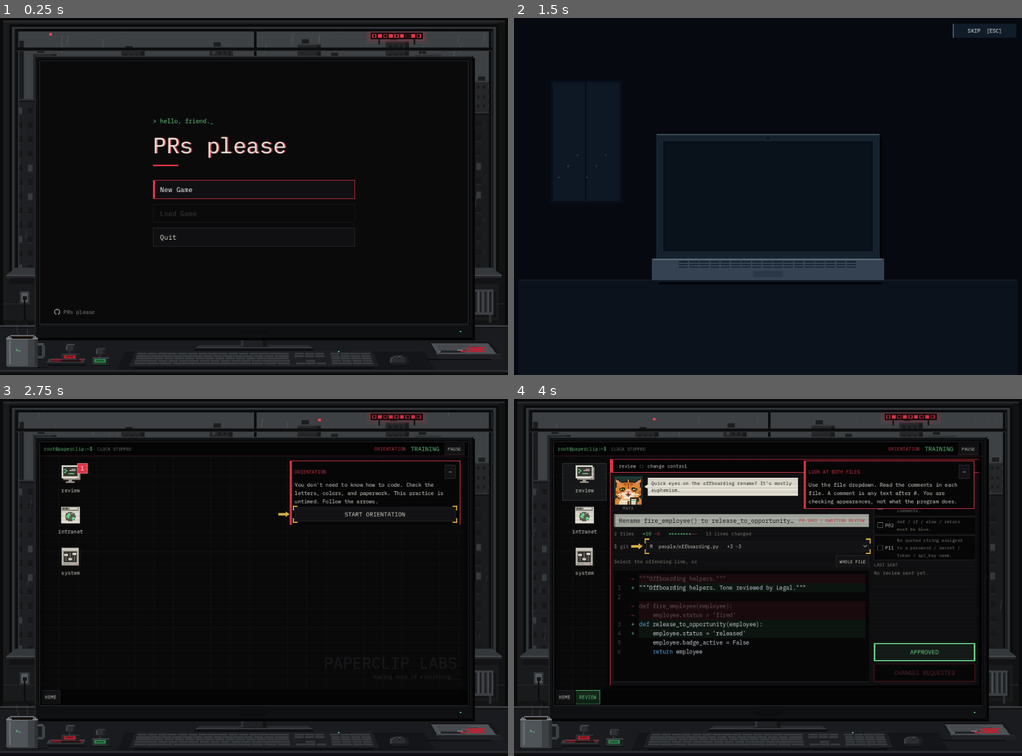
Above: before the commit, frames 1-4 (two rows, left to right).
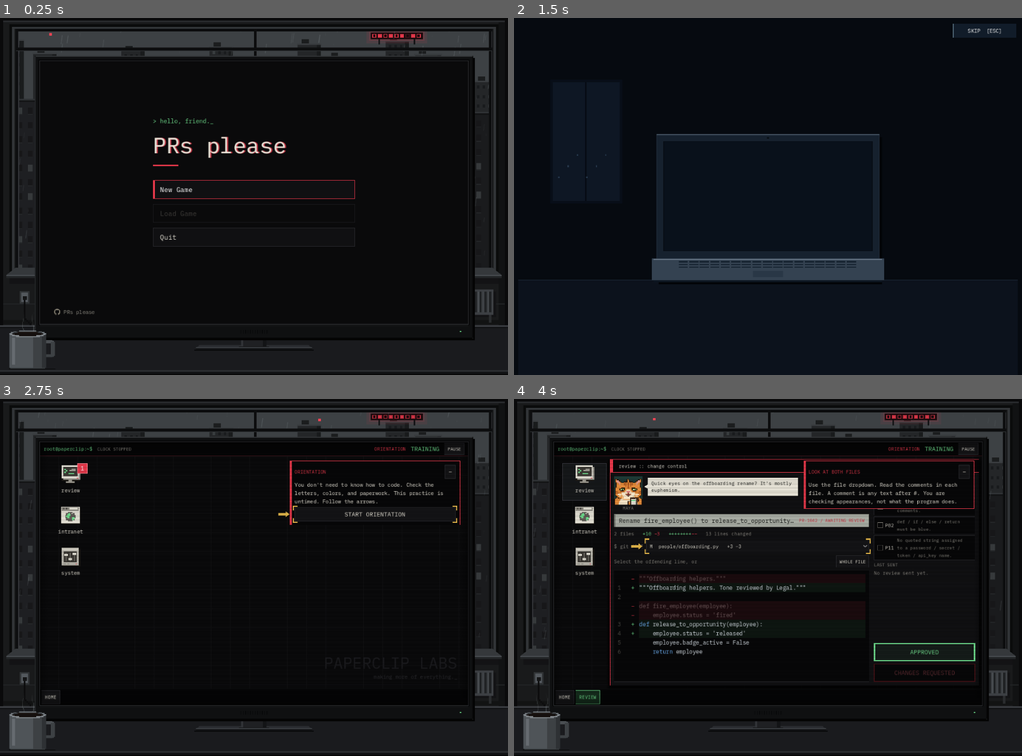
Above: after the commit, the same moments.

Repository: exponent-to/last-review
Game: Godot game, scene res://native/main.tscn
Same seed, same stepped clock (60 frames per second), same inputs: the game is played once before the commit and once after it.
Inputs (mouse positions are in pixels of both pictures, inside the frame that each line leads up to):
- Up to frame 1 (0.25 s): no input
- Up to frame 2 (1.5 s): click "New Game" at 0.5 s; click "Slot 1 — Empty" at 1.25 s
- Up to frame 3 (2.75 s): click "SKIP [ESC]" at 2 s
- Up to frame 4 (4 s): click "START ORIENTATION" at 2.75 s; click (585, 481) at 3.52 s

The runs differ from the first frame. In frame 1, 1.7% of the frame differs, in the area x 1-98%, y 85-99%; in frame 2, nothing differs; in frame 3, 1.7%; in frame 4, 1.7%.

Commit message:
Simplify the desk to the monitor and one mug
The desk had grown busy: a keyboard on a felt mat, a mouse, red and green
verdict stamps on an ink pad, an outbox tray with a stamped sheet and pen,
and a mug with a >_ prompt printed on it. Strip it back to the monitor, its
stand, the desk surface and the room behind it.

- Remove the keyboard (and KEY_ROWS), mat, mouse, stamps, ink pad, tray and
  pen, along with their draw helpers.
- Remove the >_ terminal glyph from the mug. Nothing outside the screen
  draws text now.
- Redraw the mug as a plain ceramic mug, a little larger (46x48 room px,
  up from 40x40) so it reads to scale beside the stand. It has an
  elliptical rim with the coffee set inside it, a lit near lip and a
  hollow handle. It sits just behind the desk's front edge and overlaps
  the case's bottom-left corner, but always stays below the screen rect.
  The steam still fades out over the morning.

SCREEN_INSETS, get_screen_rect(), the stand and the room are unchanged. No
test referenced the removed props.

Co-Authored-By: Claude Opus 5.5 <noreply@anthropic.com>
Claude-Session: https://claude.ai/code/session_01Toh7NZ5ACNR43vRL3YhDBw

Diff:
--- a/native/computer_frame.gd
+++ b/native/computer_frame.gd
@@ -6,14 +6,12 @@
 const DESK_EDGE := 6.0
 ## The desk plane converges on a point above the monitor's centre (room pixels).
 const DESK_VANISH_Y := 48.0
-## Keyboard rows in key units, each 23u: main block, navigation, numpad. Negative
-## widths are gaps; the five rows are numbers, three letter rows, and space.
-const KEY_ROWS := [
-	[1, 1, 1, 1, 1, 1, 1, 1, 1, 1, 1, 1, 1, 2, -0.5, 1, 1, 1, -0.5, 1, 1, 1, 1],
-	[1.5, 1, 1, 1, 1, 1, 1, 1, 1, 1, 1, 1, 1, 1.5, -0.5, 1, 1, 1, -0.5, 1, 1, 1, 1],
-	[1.75, 1, 1, 1, 1, 1, 1, 1, 1, 1, 1, 1, 2.25, -4, 1, 1, 1, 1],
-	[2.25, 1, 1, 1, 1, 1, 1, 1, 1, 1, 1, 2.75, -1.5, 1, -1.5, 1, 1, 1, 1],
-	[1.25, 1.25, 1.25, 6.25, 1.25, 1.25, 1.25, 1.25, -0.5, 1, 1, 1, -0.5, 2, 1, 1],
+## Room-pixel size of the mug's body, rim to foot, without its handle.
+const MUG_SIZE := Vector2(46.0, 48.0)
+## The mug's top, row by row from the far rim: how far the rim, the shaded wall
+## inside it, and the coffee are inset from each side (-1: absent on that row).
+const MUG_TOP := [
+	[12, -1, -1], [5, 9, -1], [2, 5, 10], [0, 3, 6], [0, -1, 4], [1, -1, 6], [3, -1, 12], [8, -1, -1],
 ]
 var _motion := true
 var _elapsed := 0.0
@@ -85,7 +83,7 @@
 	var screen := get_screen_rect(size)
 	var case_rect := Rect2(screen.position - Vector2(12, 12), screen.size + Vector2(24, 48))
 	var case_bottom := case_rect.end.y
-	# The stand sits behind the enclosure; everything else on the desk is in front.
+	# The stand sits behind the enclosure; the mug sits in front of it.
 	draw_set_transform(Vector2.ZERO, 0.0, Vector2(2, 2))
 	_draw_stand(floorf(size.x * 0.25), ceilf(case_bottom * 0.5))
 	draw_set_transform(Vector2.ZERO)
@@ -110,8 +108,9 @@
 		power_color = Color("e5384a")
 	draw_rect(Rect2(screen.end.x - 22, screen.end.y + 16, 5, 5), Color("070808"))
 	draw_rect(Rect2(screen.end.x - 21, screen.end.y + 17, 3, 3), power_color)
+	# The only prop: a mug at the near left, in front of the case's corner.
 	draw_set_transform(Vector2.ZERO, 0.0, Vector2(2, 2))
-	_draw_desk_props(floorf(size.x * 0.25), ceilf(case_bottom * 0.5))
+	_draw_mug(12, ceilf(size.y * 0.5) - DESK_EDGE - 2)
 	draw_set_transform(Vector2.ZERO)
 
 
@@ -216,164 +215,46 @@
 	draw_rect(Rect2(cx - 19, foot + 2, 38, 1), Color("17181a"))
 
 
-func _draw_desk_props(cx: float, case_bottom: float) -> void:
-	var room_size := (size * 0.5).ceil()
-	# A felt mat under the keyboard and mouse, edged where it meets the desk.
-	var mat := case_bottom + 15
-	_desk_quad(cx - 162, cx + 214, mat, int(room_size.y - DESK_EDGE - 1 - mat), Color("141518"), 2)
-	_desk_quad(cx - 162, cx + 214, mat, 1, Color("202226"), 2)
-	_draw_keyboard(cx, case_bottom + 16)
-	_draw_mouse(cx + 170, case_bottom + 21)
-	_draw_ink_pad(cx - 258, case_bottom + 25)
-	_draw_stamp(cx - 242, case_bottom + 28, Color("c0202f"))
-	_draw_stamp(cx - 204, case_bottom + 33, Color("2f8a4f"))
-	_draw_tray(room_size.x - 100, room_size.x - 22, case_bottom + 6)
-	_draw_mug(8, case_bottom + 36)
-
-
-func _draw_keyboard(cx: float, top: float) -> void:
-	# A full-size office keyboard: a back rim with lock lights, five rows of keycaps
-	# whose fronts catch less light, then the case front and its contact shadow.
-	var left := cx - 150
-	var right := cx + 150
-	_desk_quad(left - 1, right + 1, top + 21, 1, Color("08090a"))
-	_desk_quad(left, right, top + 18, 3, Color("131416"))
-	_desk_quad(left, right, top, 18, Color("1e1f22"), 2)
-	_desk_quad(_desk_x(left, top, top + 18), _desk_x(right, top, top + 18), top + 18, 1, Color("2c2e32"))
-	for row in range(KEY_ROWS.size()):
-		var y := top + 2 + row * 3
-		var l := _desk_x(left + 4, top, y)
-		var units := 0.0
-		for width in KEY_ROWS[row]:
-			units += absf(float(width))
-		var unit := (_desk_x(right - 4, top, y) - l) / units
-		var at := 0.0
-		for width in KEY_ROWS[row]:
-			var span := absf(float(width))
-			if float(width) > 0.0:
-				var x0 := l + roundf(at * unit)
-				var x1 := l + roundf((at + span) * unit) - 1
-				draw_rect(Rect2(x0, y, x1 - x0, 2), Color("383b3f"))
-				draw_rect(Rect2(x0, y + 2, x1 - x0, 1), Color("27292c"))
-			at += span
-	# Lock lights above the numpad; only num lock is on.
-	var lights := _desk_x(right - 4, top, top) - 40
-	for light in range(3):
-		draw_rect(Rect2(lights + light * 6, top, 2, 1), Color("6fdc8c") if light == 0 else Color("0e0f10"))
-
-
-func _draw_mouse(x: float, top: float) -> void:
-	# A dome-shaped mouse: lit from the screen above, its underside curving away.
-	const INSETS := [8, 5, 3, 2, 2, 1, 1, 1, 1, 1, 2, 3, 5]
-	draw_rect(Rect2(x + 3, top + INSETS.size(), 20, 1), Color("08090a"))
-	for row in range(INSETS.size()):
-		var inset: int = INSETS[row]
-		var width := 26 - inset * 2
-		var body := Color("2a2c30") if row < 9 else Color("1b1c1f")
-		draw_rect(Rect2(x + inset, top + row, width, 1), body)
-		if row > 0 and row < 9:
-			draw_rect(Rect2(x + inset, top + row, 3, 1), Color("3b3e43"))
-			draw_rect(Rect2(x + 26 - inset - 4, top + row, 4, 1), Color("1d1e21"))
-	draw_rect(Rect2(x + 13, top, 1, 5), Color("141517"))
-	draw_rect(Rect2(x + 12, top + 1, 3, 2), Color("4a4e52"))
-
-
-func _draw_ink_pad(x: float, top: float) -> void:
-	# A shallow tin pad, its felt soaked in red ink.
-	_desk_quad(x - 1, x + 47, top + 8, 1, Color("08090a"))
-	_desk_quad(x, x + 46, top + 5, 3, Color("1b1c1f"))
-	_desk_quad(x, x + 46, top, 5, Color("3a3d41"), 1)
-	_desk_quad(x + 3, x + 43, top + 1, 3, Color("5a161f"))
-	_desk_quad(x + 3, x + 43, top + 1, 1, Color("8f2230"))
-
-
-func _draw_stamp(x: float, base: float, ink: Color) -> void:
-	# A rubber stamp standing on its inked die: a wide mount with a coloured label,
-	# a short turned neck, and a rounded knob.
-	draw_rect(Rect2(x - 1, base, 24, 1), Color("08090a"))
-	draw_rect(Rect2(x, base - 1, 22, 1), ink.darkened(0.35))
-	draw_rect(Rect2(x, base - 9, 22, 8), Color("2c2e32"))
-	draw_rect(Rect2(x, base - 9, 22, 1), Color("44474c"))
-	draw_rect(Rect2(x + 18, base - 8, 4, 7), Color("1e1f22"))
-	draw_rect(Rect2(x + 3, base - 7, 14, 4), ink)
-	draw_rect(Rect2(x + 5, base - 6, 10, 2), ink.darkened(0.4))
-	draw_rect(Rect2(x + 9, base - 13, 4, 4), Color("1e1f22"))
-	draw_rect(Rect2(x + 9, base - 13, 1, 4), Color("383b3f"))
-	draw_rect(Rect2(x + 5, base - 20, 12, 7), Color("2c2e32"))
-	draw_rect(Rect2(x + 6, base - 21, 10, 1), Color("44474c"))
-	draw_rect(Rect2(x + 5, base - 19, 2, 5), Color("44474c"))
-	draw_rect(Rect2(x + 14, base - 19, 3, 6), Color("1e1f22"))
-	draw_rect(Rect2(x + 6, base - 13, 10, 1), Color("1e1f22"))
-
-
-func _draw_tray(left: float, right: float, top: float) -> void:
-	# An outbox of reviewed printouts: the top sheet carries a fresh red stamp, and
-	# the lip is smudged where inky fingers have lifted the stack.
-	var lip := top + 13
-	_desk_quad(left - 1, right + 1, lip + 7, 1, Color("08090a"))
-	_desk_quad(left, right, top - 2, lip - top + 2, Color("151618"), 1)
-	_desk_quad(left + 3, right - 3, top, lip - top, Color("4d5155"))
-	for line in range(5):
-		var y := top + 2 + line * 2
-		var start := _desk_x(left + 8, top, y)
-		draw_rect(Rect2(start, y, [40, 52, 30, 46, 22][line], 1), Color("393c40"))
-	var mark := Rect2(_desk_x(right - 34, top, top + 5), top + 5, 24, 6)
-	draw_rect(mark, Color("c0202f"))
-	draw_rect(mark.grow(-1), Color("4d5155"))
-	draw_rect(Rect2(mark.position + Vector2(3, 2), Vector2(18, 2)), Color("c0202f"))
-	_desk_quad(_desk_x(left, top - 2, lip), _desk_x(right, top - 2, lip), lip, 7, Color("1e2023"))
-	_desk_quad(_desk_x(left, top - 2, lip), _desk_x(right, top - 2, lip), lip, 1, Color("383b3f"))
-	_draw_pen(_desk_x(left + 9, top, lip - 3), lip - 3)
-	for smudge: Vector3 in [Vector3(12, 2, 3), Vector3(16, 4, 2), Vector3(57, 3, 2)]:
-		draw_rect(Rect2(_desk_x(left + smudge.x, top - 2, lip), lip + smudge.y, smudge.z, 1), Color("4a161c"))
-
-
-func _draw_pen(x: float, y: float) -> void:
-	# A review pen lying across the sheet, its red cap and clip toward the right.
-	draw_rect(Rect2(x - 1, y + 1, 32, 1), Color("2e3134"))
-	draw_rect(Rect2(x - 2, y, 2, 1), Color("70767b"))
-	draw_rect(Rect2(x, y - 1, 26, 1), Color("3a3d41"))
-	draw_rect(Rect2(x, y, 26, 1), Color("17181a"))
-	draw_rect(Rect2(x + 25, y - 1, 6, 2), Color("c0202f"))
-	draw_rect(Rect2(x + 21, y - 2, 7, 1), Color("70767b"))
-
-
 func _draw_mug(x: float, base: float) -> void:
-	# A tall ceramic mug: an elliptical rim around dark coffee, a shaded body and a
-	# hollow handle. Its coffee steams through the morning, then goes cold.
-	var top := base - 40
-	draw_rect(Rect2(x - 1, base, 54, 1), Color("08090a"))
-	draw_rect(Rect2(x + 1, base - 1, 38, 1), Color("383c3f"))
-	draw_rect(Rect2(x, top + 4, 40, base - top - 5), Color("4f5458"))
-	draw_rect(Rect2(x + 3, top + 6, 3, base - top - 10), Color("666b70"))
-	draw_rect(Rect2(x + 27, top + 5, 13, base - top - 6), Color("3d4144"))
-	draw_rect(Rect2(x + 36, top + 5, 4, base - top - 6), Color("2e3134"))
-	# Rim and coffee, as an ellipse seen from slightly above.
-	draw_rect(Rect2(x + 5, top, 30, 1), Color("70767b"))
-	draw_rect(Rect2(x + 2, top + 1, 36, 3), Color("70767b"))
-	draw_rect(Rect2(x, top + 3, 40, 2), Color("80868b"))
-	draw_rect(Rect2(x + 6, top + 1, 28, 1), Color("1c1512"))
-	draw_rect(Rect2(x + 4, top + 2, 32, 1), Color("140f0d"))
-	draw_rect(Rect2(x + 7, top + 3, 26, 1), Color("140f0d"))
-	# A small prompt glyph printed on the glaze.
-	for pixel: Vector2 in [Vector2(12, 17), Vector2(13, 18), Vector2(12, 19), Vector2(15, 19), Vector2(16, 19), Vector2(17, 19)]:
-		draw_rect(Rect2(Vector2(x, top) + pixel, Vector2.ONE), Color("6fdc8c"))
-	# Handle, open in the middle so the desk shows through.
-	draw_rect(Rect2(x + 40, top + 10, 7, 3), Color("4a4e52"))
-	draw_rect(Rect2(x + 45, top + 12, 4, 15), Color("3d4144"))
-	draw_rect(Rect2(x + 40, top + 26, 7, 3), Color("3d4144"))
-	draw_rect(Rect2(x + 40, top + 10, 7, 1), Color("666b70"))
+	# A plain ceramic mug, lit from the left, with a hollow handle. Its coffee
+	# steams through the morning, then goes cold.
+	var right := x + MUG_SIZE.x
+	var top := base - MUG_SIZE.y
+	draw_rect(Rect2(x - 1, base, MUG_SIZE.x + 13, 1), Color("08090a"))
+	draw_rect(Rect2(x, top + 4, MUG_SIZE.x, MUG_SIZE.y - 5), Color("4f5458"))
+	draw_rect(Rect2(x + 1, base - 1, MUG_SIZE.x - 2, 1), Color("383c3f"))
+	draw_rect(Rect2(x + 3, top + 9, 4, MUG_SIZE.y - 14), Color("666b70"))
+	draw_rect(Rect2(right - 16, top + 4, 16, MUG_SIZE.y - 5), Color("3d4144"))
+	draw_rect(Rect2(right - 5, top + 4, 5, MUG_SIZE.y - 5), Color("2e3134"))
+	# The top, an ellipse seen from slightly above: the rim, then the shaded far
+	# wall inside it, then the coffee. The near half of the rim catches the light.
+	for row in range(MUG_TOP.size()):
+		var insets: Array = MUG_TOP[row]
+		var colors := [Color("70767b") if row < 4 else Color("80868b"), Color("2e3134"),
+			Color("1c1512") if row < 3 else Color("140f0d")]
+		for layer in range(3):
+			var inset: int = insets[layer]
+			if inset >= 0:
+				draw_rect(Rect2(x + inset, top + row, MUG_SIZE.x - inset * 2, 1), colors[layer])
+	# Handle, open in the middle so whatever is behind it shows through.
+	draw_rect(Rect2(right, top + 12, 8, 4), Color("4a4e52"))
+	draw_rect(Rect2(right, top + 12, 8, 1), Color("666b70"))
+	draw_rect(Rect2(right + 6, top + 13, 4, 1), Color("4a4e52"))
+	draw_rect(Rect2(right + 6, top + 14, 5, 18), Color("3d4144"))
+	draw_rect(Rect2(right + 6, top + 32, 4, 1), Color("3d4144"))
+	draw_rect(Rect2(right, top + 30, 8, 4), Color("3d4144"))
+	draw_rect(Rect2(right, top + 33, 8, 1), Color("2e3134"))
 	# Steam: two faint wisps that sway as they rise, fading with height and as the
 	# morning wears on.
 	var heat := clampf(1.0 - float(_day_minutes - 540) / 210.0, 0.0, 1.0)
 	if heat <= 0.0:
 		return
 	for wisp in range(2):
-		for rise in range(10):
+		for rise in range(12):
 			var sway := roundf(sin(_elapsed * 1.6 - rise * 0.55 + wisp * 2.1) * 1.4)
 			var tint := Color("9aa4a8")
-			tint.a = 0.20 * heat * (1.0 - rise / 10.0)
-			draw_rect(Rect2(x + 14 + wisp * 11 + sway, top - 2 - rise * 2, 1, 2), tint)
+			tint.a = 0.3 * heat * (1.0 - rise / 12.0)
+			draw_rect(Rect2(x + 17 + wisp * 12 + sway, top - 1 - rise * 2, 1, 2), tint)
 
 
 func _draw_city(glass: Rect2) -> void:
